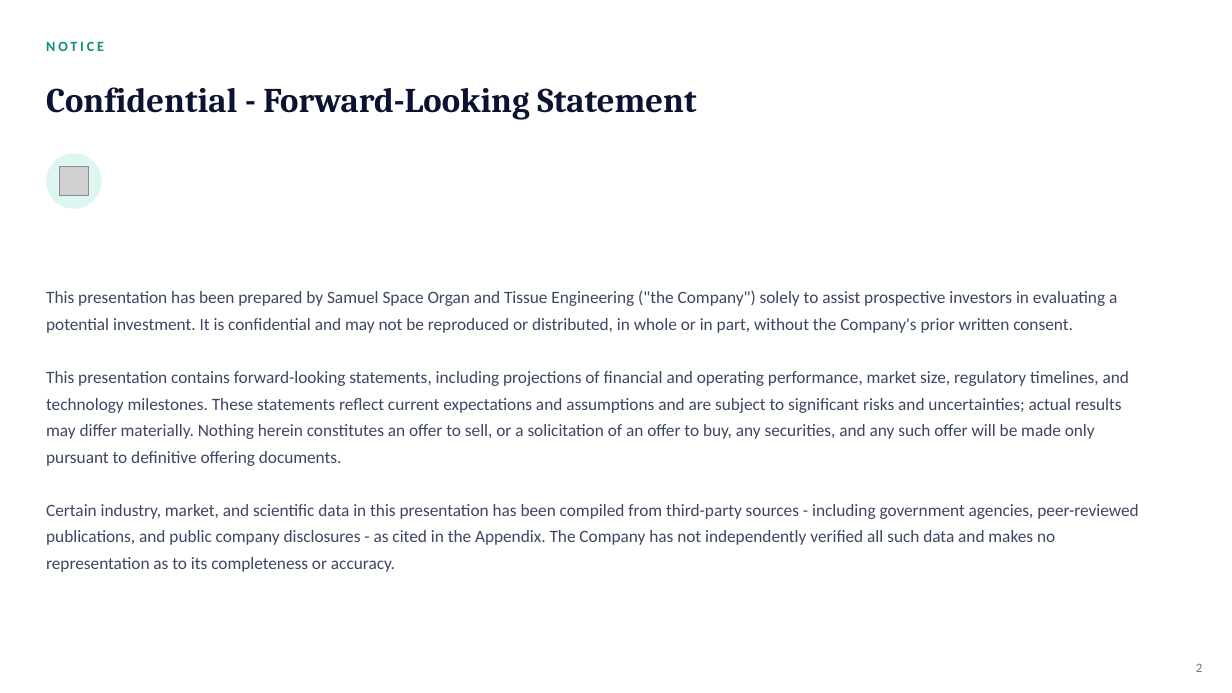
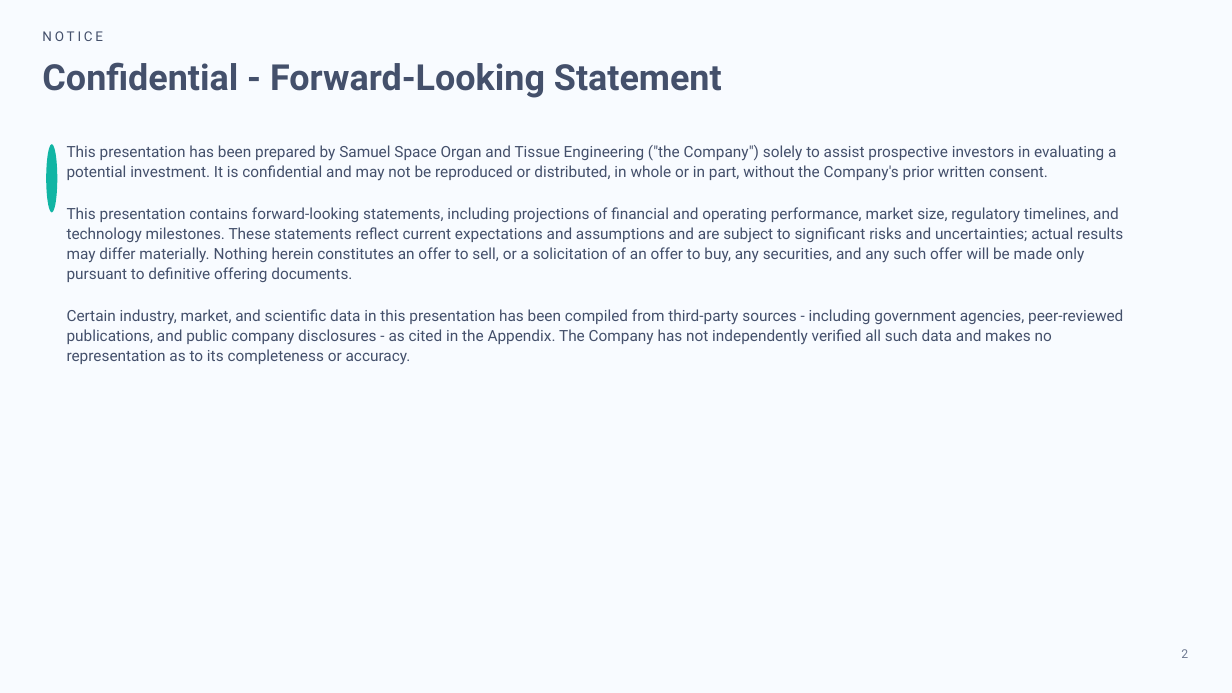
Before and after one commit to anthonyleedu/anthonyleedu, a slide deck: slide 2 of Samuel Space Organ and Tissue Engineering - Investor Presentation (2).pptx. Drawn at 1232x693 pixels with LibreOffice and Linux fonts; fonts in the diff are those of the drawing; grey boxes stand for pictures. Boxes give left, top, right and bottom in pixels: in the first picture for what was removed or moved away, otherwise in the second. Text is boxed around its words. In the diff, an @@ line names an element or a change of style, - is before the commit and + after.

```diff
--- a/Samuel Space Organ and Tissue Engineering - Investor Presentation (2).pptx
+++ b/Samuel Space Organ and Tissue Engineering - Investor Presentation (2).pptx
@@ background #FFFFFF to #F8FBFF @@
@@ text "NOTICE": place and size @@
-text "NOTICE" at <box>46,41,104,51</box>
+text "NOTICE" at <box>42,31,103,41</box>
@@ text "NOTICE" at <box>42,31,103,41</box>: size 11 to 10.5 pt, font Calibri to Roboto, text colour #0A8F78 to #44506B, bold off; line spacing 1 to 1.08; vertical alignment middle to top @@
@@ text "Confidential - Forward-Looking Statement": place and size @@
-text "Confidential - Forward-Looking Statement" at <box>46,87,696,120</box>
+text "Confidential - Forward-Looking Statement" at <box>42,62,722,98</box>
@@ text "Confidential - Forward-Looking Statement" at <box>42,62,722,98</box>: size 27 to 28 pt, font Cambria to Roboto, text colour #0B1330 to #44506B; line spacing 1 to 1.08; vertical alignment middle to top @@
@@ ellipse: place and size @@
-ellipse at <box>46,153,102,209</box>
+ellipse at <box>46,144,57,213</box>
@@ ellipse at <box>46,144,57,213</box>: fill #DEF6F1 to #11B5A4 @@
@@ text "This presentation has been prepared ...": place and size @@
-text "This presentation has been prepared ..." at <box>46,290,1138,572</box>
+text "This presentation has been prepared ..." at <box>67,145,1123,365</box>
@@ text "This presentation has been prepared ..." at <box>67,145,1123,365</box>: size 13.5 to 12 pt, font Calibri to Roboto, text colour #3D4663 to #44506B; line spacing 1.28 to 1.08; vertical alignment middle to top @@
@@ picture removed at <box>59,166,88,195</box> @@
@@ text "2": place and size @@
-text "2" at <box>1196,663,1202,672</box>
+text "2" at <box>1181,649,1188,658</box>
@@ text "2" at <box>1181,649,1188,658</box>: size 10 to 9.5 pt, font Calibri to Roboto, text colour #64739A to #6D7890; vertical alignment middle to top @@
```
Also in this commit, not shown: 20 other slides changed.
